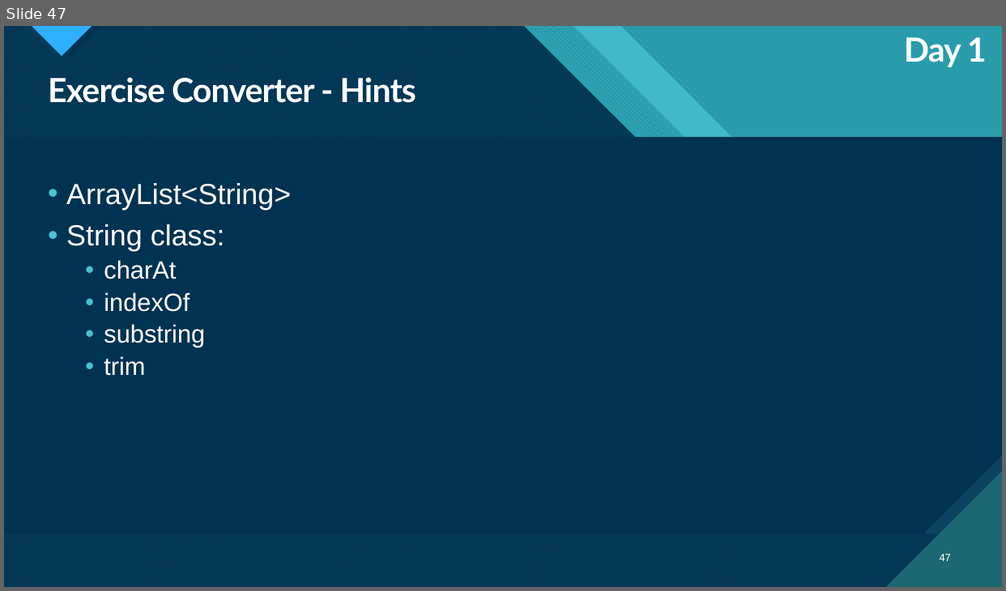
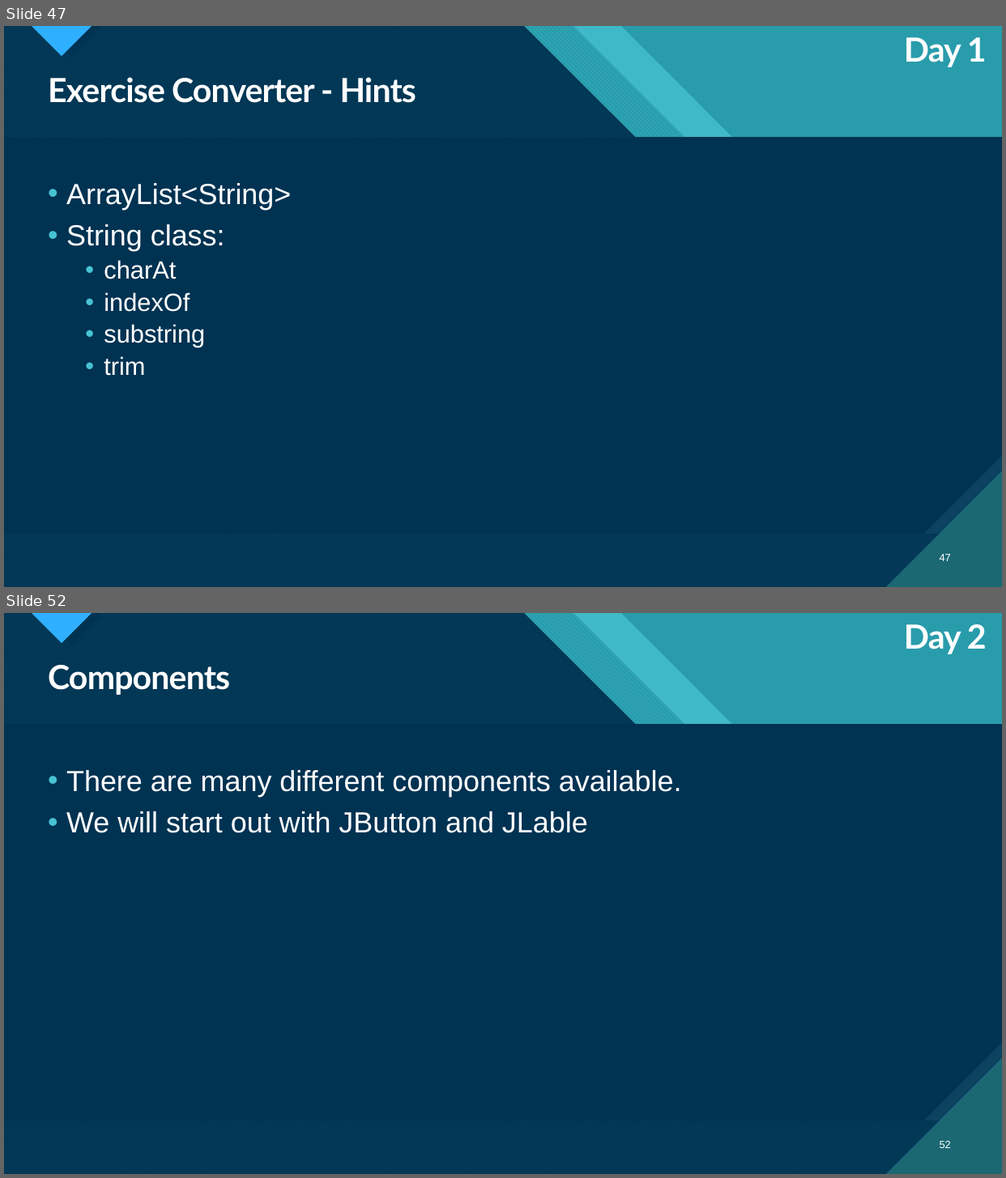
Before and after one commit to kwerling-MM/HHZ_SoSe2023_Praxis_Java, a slide deck: HHZ Java 20230425.pptx. Shown one above the other, each under a label of ours: slide 47 before the commit, slides 47 and 52 after it; the slides between them are not shown. The pictures are 1006x591 and 1006x1178 pixels, drawn with LibreOffice and Linux fonts; fonts in the diff are those of the drawing. Boxes give left, top, right and bottom in pixels: in the first picture for what was removed or moved away, otherwise in the second. Text is boxed around its words. In the diff, an @@ line names an element or a change of style, - is before the commit and + after.

```diff
--- a/HHZ Java 20230425.pptx
+++ b/HHZ Java 20230425.pptx
@@ slide 52 added at [4, 613, 1002, 1174], background #47C3D3; not listed: 18 template elements that a slide beside it also shows @@
@@ text added at [904, 624, 987, 654], 32 pt, text #FFFFFF, bold @@
+Day 2
@@ title added at [48, 665, 230, 695], 32 pt, text #FFFFFF, bold @@
+Components
@@ text added at [66, 770, 682, 833], 28 pt, text #FFFFFF @@
+• There are many different components available.
+• We will start out with JButton and JLable
@@ page number added at [940, 1141, 951, 1148], 10 pt, text #FFFFFF @@
+52
```
Also in this commit, not shown: 23 other slides added.
